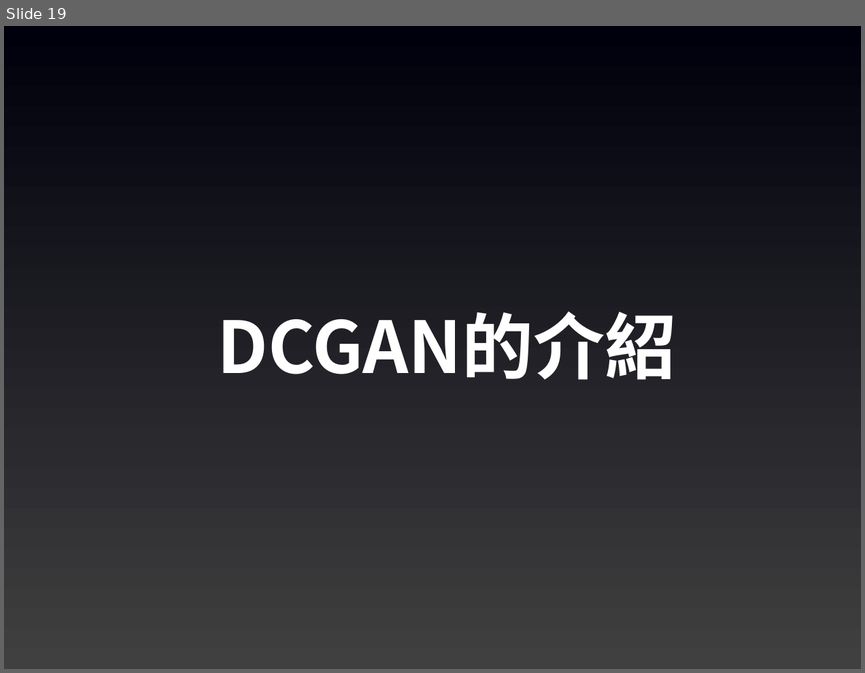
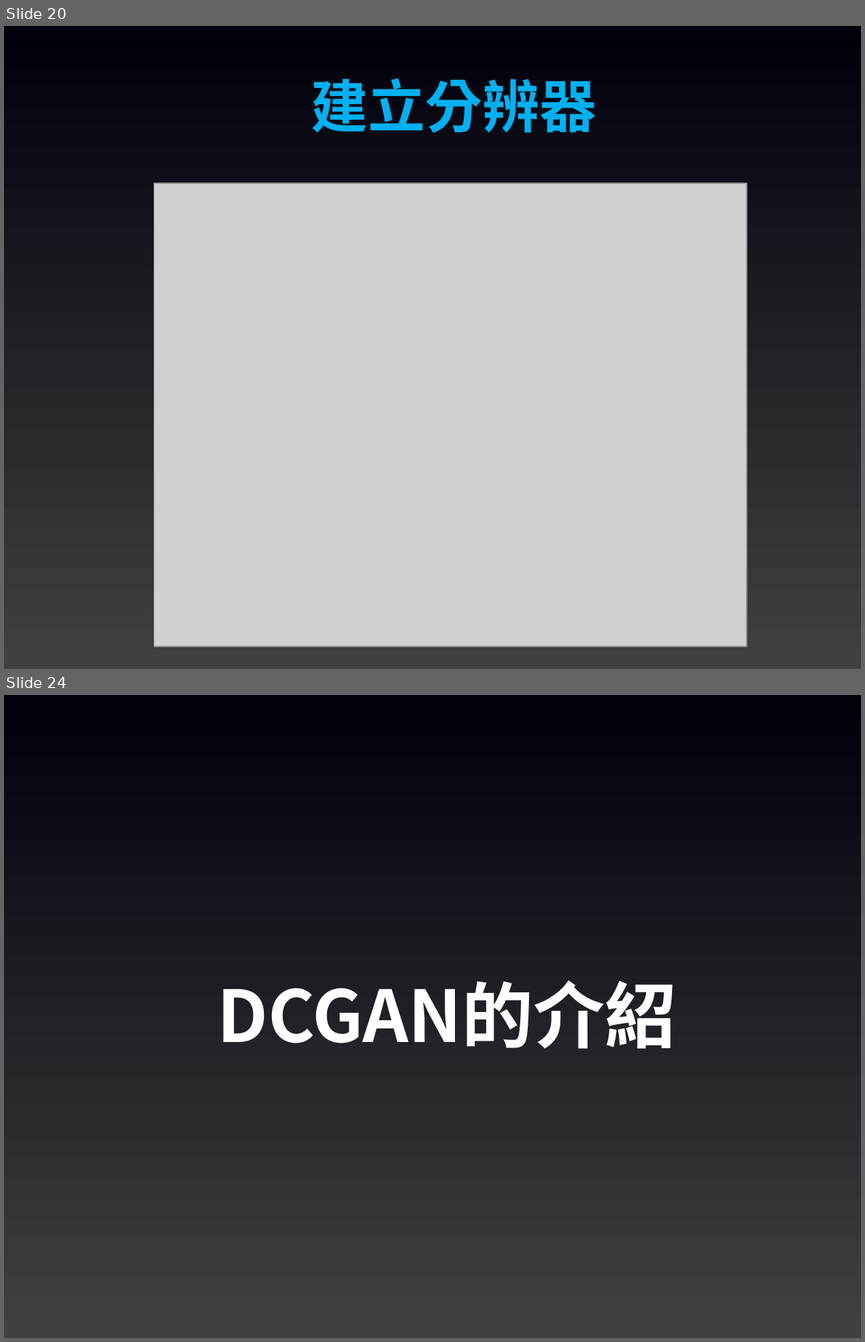
Before and after one commit to joshhu/cht_pytorch_201910, a slide deck: 05 - GAN.pptx. Shown one above the other, each under a label of ours: slide 19 before the commit, slides 20 and 24 after it; the slides between them are not shown. The pictures are 865x673 and 865x1342 pixels, drawn with LibreOffice and Linux fonts; fonts in the diff are those of the drawing; grey boxes stand for pictures. Boxes give left, top, right and bottom in pixels: in the first picture for what was removed or moved away, otherwise in the second. Text is boxed around its words. In the diff, an @@ line names an element or a change of style, - is before the commit and + after.

```diff
--- a/05 - GAN.pptx
+++ b/05 - GAN.pptx
@@ slide 20 added at [4,26,861,669], background gradient #404040 to #00000C @@
@@ text added at [311,78,596,133], 48 pt, text #00B0F0, bold @@
+建立分辨器
@@ picture added at [154,183,747,645] @@
@@ what was slide 19 is now slide 24 @@
```
Also in this commit, not shown: 1 slide changed, 4 other slides added, 5 other files.
